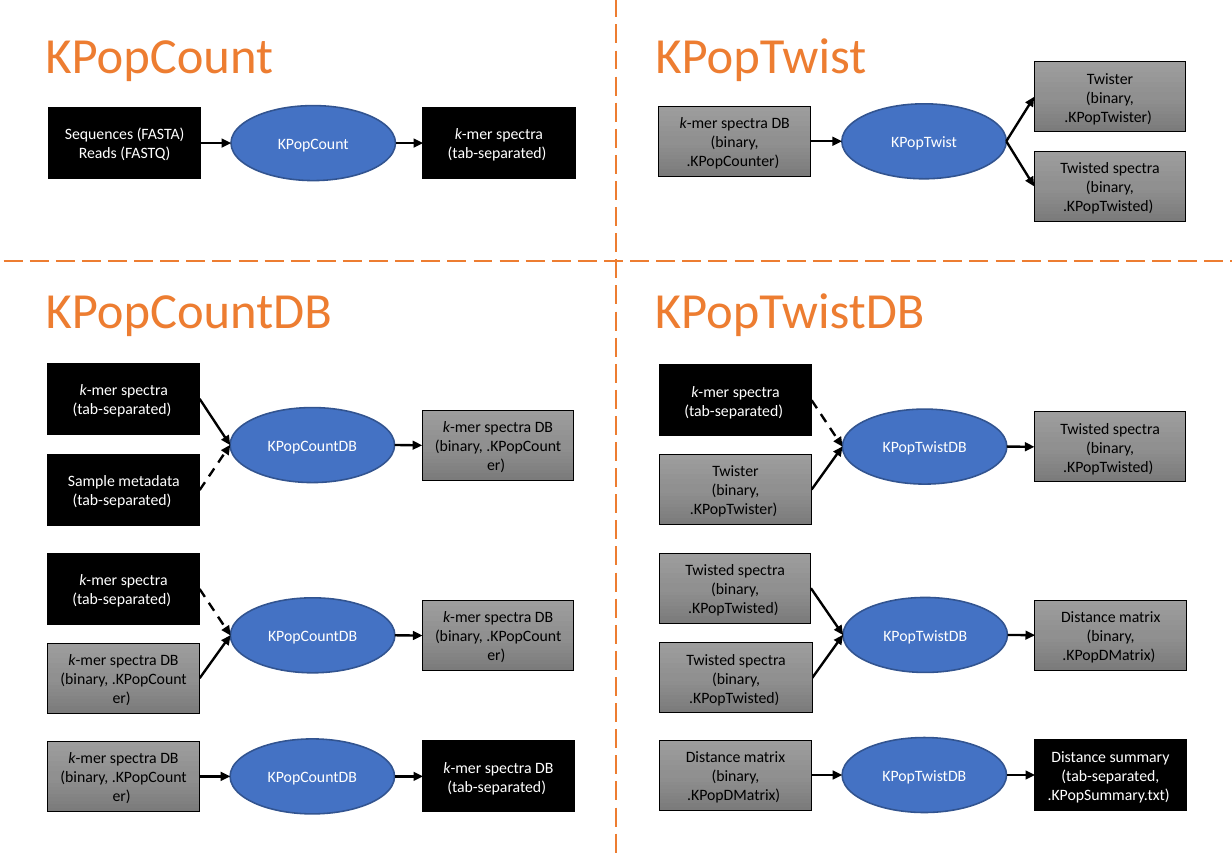
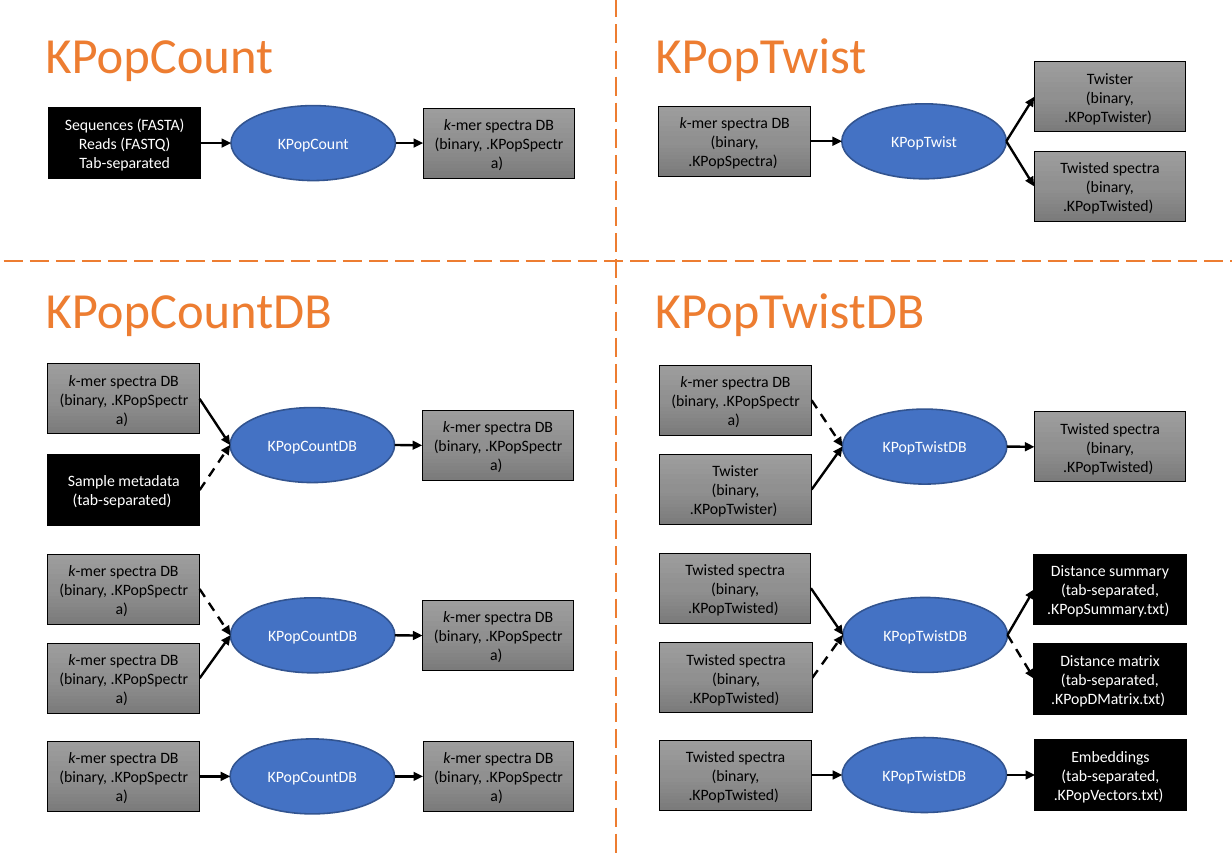
Before and after one commit to ryanmorrison22/KPop, a slide deck: slide 1 of images/KPop-DataFormats.pptx. Drawn at 1232x853 pixels with LibreOffice and Linux fonts; fonts in the diff are those of the drawing. Boxes give left, top, right and bottom in pixels: in the first picture for what was removed or moved away, otherwise in the second. Text is boxed around its words. In the diff, an @@ line names an element or a change of style, - is before the commit and + after.

```diff
--- a/images/KPop-DataFormats.pptx
+++ b/images/KPop-DataFormats.pptx
@@ text in rectangle at box(435, 119, 554, 152): text changed; text colour #FFFFFF to #000000 @@
-k-mer spectra
-(tab-separated)
+k-mer spectra DB
+(binary, .KPopSpectra)
@@ text in rectangle at box(79, 157, 170, 171): paragraph added @@
+Tab-separated
@@ text in rectangle at box(688, 155, 777, 169): text changed @@
-.KPopCounter)
+.KPopSpectra)
@@ text in rectangle at box(60, 375, 179, 408): text changed; text colour #FFFFFF to #000000 @@
-k-mer spectra
-(tab-separated)
+k-mer spectra DB
+(binary, .KPopSpectra)
@@ fill #000000 to gradient #9D9D9D to #909090 to #7C7C7C; outline #000000 1 pt to #000000 0.5 pt in 5 elements at box(423, 742, 574, 812), box(48, 364, 199, 435), box(423, 108, 576, 179), box(48, 554, 200, 625), box(660, 365, 812, 436) @@
@@ text in rectangle at box(671, 376, 790, 409): text changed; text colour #FFFFFF to #000000 @@
-k-mer spectra
-(tab-separated)
+k-mer spectra DB
+(binary, .KPopSpectra)
@@ text in rectangle at box(434, 440, 482, 454): text changed @@
-(binary, .KPopCounter)
+(binary, .KPopSpectra)
@@ text in rectangle at box(59, 565, 178, 598): text changed; text colour #FFFFFF to #000000 @@
-k-mer spectra
-(tab-separated)
+k-mer spectra DB
+(binary, .KPopSpectra)
@@ rectangle added at box(1034, 554, 1185, 625), fill #000000, outline #000000 1 pt, 10 pt, text #FFFFFF @@
+Distance summary
+(tab-separated,
+.KPopSummary.txt)
@@ arrow moved from (1008, 635) - (1035, 636) to (1008, 635) - (1034, 589) @@
@@ text in rectangle at box(434, 630, 482, 644): text changed @@
-(binary, .KPopCounter)
+(binary, .KPopSpectra)
@@ arrow (812, 678) - (843, 635): stroke #000000 1.5 pt to #000000 1.5 pt dashed @@
@@ arrow added from (1008, 635) to (1034, 679), #000000 1.5 pt dashed @@
@@ rectangle "Distance matrix": place and size @@
-rectangle "Distance matrix" at box(1035, 601, 1186, 671)
+rectangle "Distance matrix" at box(1034, 644, 1185, 714)
@@ rectangle "Distance matrix" at box(1034, 644, 1185, 714): fill gradient #9D9D9D to #909090 to #7C7C7C to #000000; outline #000000 0.5 pt to #000000 1 pt @@
@@ text in rectangle at box(1060, 655, 1159, 666): text colour #000000 to #FFFFFF in "Distance matrix" @@
@@ text in rectangle at box(59, 673, 107, 687): text changed @@
-(binary, .KPopCounter)
+(binary, .KPopSpectra)
@@ text in rectangle at box(1051, 673, 1165, 707): text changed; text colour #000000 to #FFFFFF @@
-(binary,
-.KPopDMatrix)
+(tab-separated,
+.KPopDMatrix.txt)
@@ text in rectangle at box(59, 771, 107, 785): text changed @@
-(binary, .KPopCounter)
+(binary, .KPopSpectra)
@@ text in rectangle at box(434, 771, 482, 785): text changed; text colour #FFFFFF to #000000 @@
-(tab-separated)
+(binary, .KPopSpectra)
@@ text in rectangle at box(443, 752, 553, 766): text colour #FFFFFF to #000000 in "k-mer spectra DB" @@
@@ text in rectangle at box(686, 751, 785, 765): text changed @@
-Distance matrix
+Twisted spectra
@@ text in rectangle at box(1071, 751, 1149, 765): text changed @@
-Distance summary
+Embeddings
@@ text in rectangle at box(689, 789, 779, 803): text changed @@
-.KPopDMatrix)
+.KPopTwisted)
@@ text in rectangle at box(1054, 788, 1164, 803): text changed @@
-.KPopSummary.txt)
+.KPopVectors.txt)
```
Also in this commit, not shown: 1 other file.
